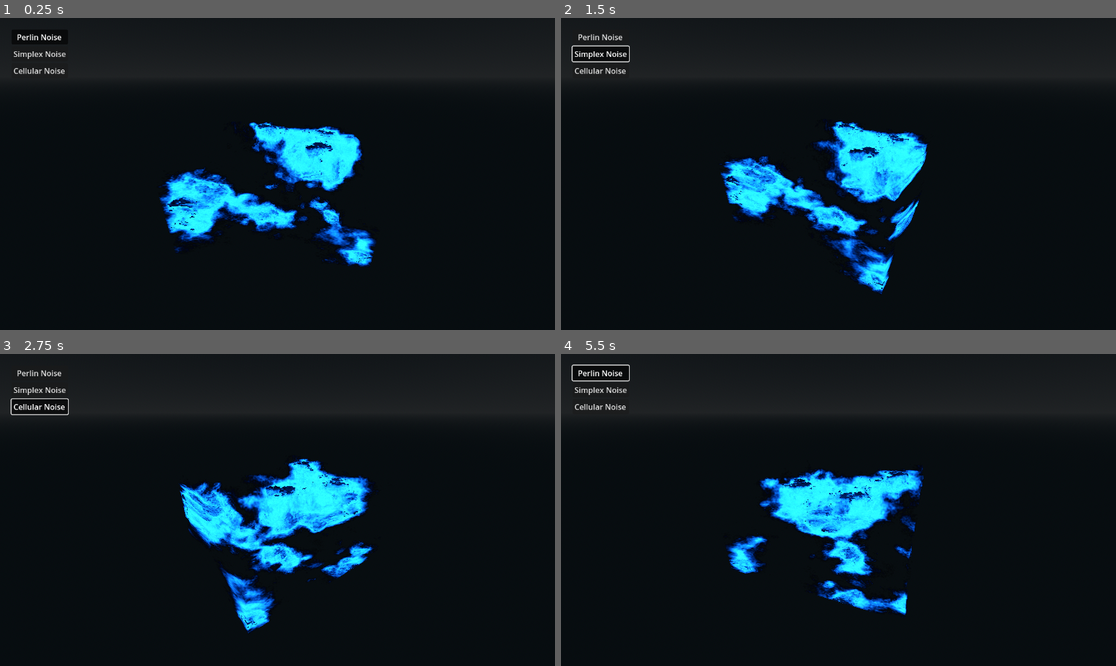
Above: before the commit, frames 1-4 (two rows, left to right).
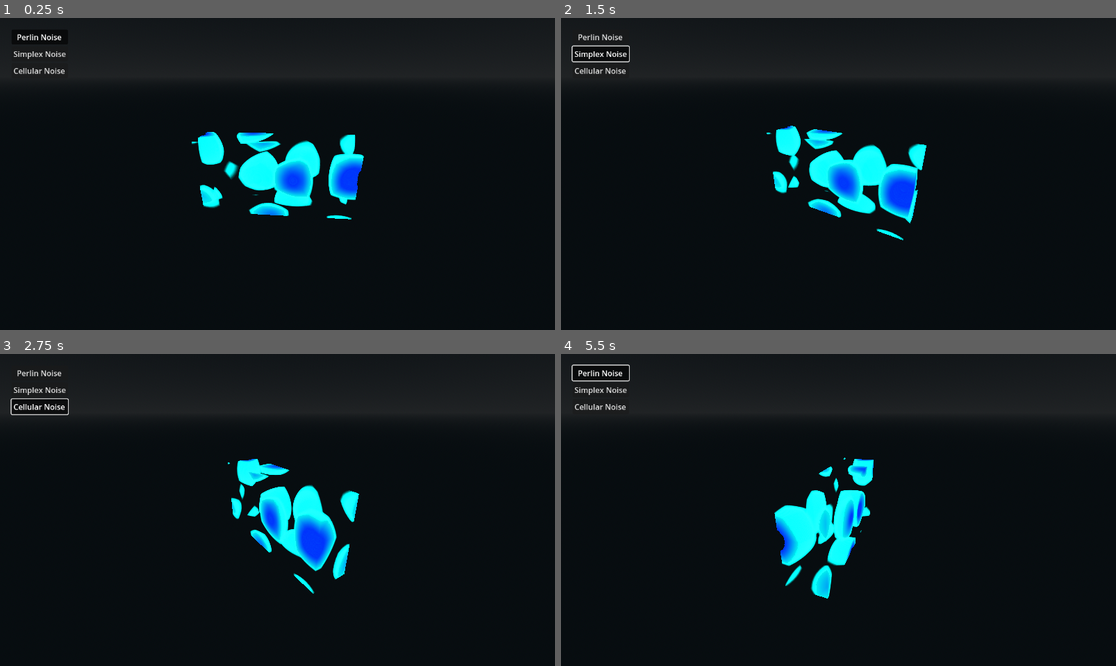
Above: after the commit, the same moments.

Repository: 1hue/GodotTexture3DVisualizer
Game: Godot game, scene res://demo/main.tscn
Two runs of this game, one before a commit and one after it. Both use one fixed random seed, a clock stepped at 60 frames per second and the inputs below.
Inputs:
- Up to frame 1 (0.25 s): no input
- Up to frame 2 (1.5 s): click "Perlin Noise" at 0.5 s; click "Simplex Noise" at 1.25 s
- Up to frame 3 (2.75 s): click "Cellular Noise" at 2 s
- Up to frame 4 (5.5 s): click "Perlin Noise" at 2.75 s; click "Simplex Noise" at 3.5 s; click "Cellular Noise" at 4.25 s; click "Perlin Noise" at 5 s

The runs differ from the first frame. In frame 1, 9.3% of the frame differs, in the area x 28-68%, y 33-80%; in frame 2, 9.3%, in the area x 28-67%, y 33-89%; in frame 3, 9.3%; in frame 4, 7.8%.

Commit message:
Add cuboid example to main scene

Diff:
--- a/demo/main.tscn
+++ b/demo/main.tscn
@@ -4,7 +4,7 @@
 [ext_resource type="Shader" uid="uid://bh4h4728r6bbu" path="res://addons/texture3d_visualizer/visualizer.gdshader" id="1_ig7tw"]
 [ext_resource type="Shader" uid="uid://5pro0ijy13j4" path="res://addons/texture3d_visualizer/wireframe.gdshader" id="2_1bvp3"]
 [ext_resource type="NoiseTexture3D" uid="uid://cd77sbvhmb5li" path="res://demo/resources/perlin_noise_texture_3d.tres" id="3_h2yge"]
-[ext_resource type="NoiseTexture3D" uid="uid://dg53ka43bxcp8" path="res://demo/resources/simplex_noise_texture_3d.tres" id="5_wrxtx"]
+[ext_resource type="NoiseTexture3D" uid="uid://bgl5dseg6btl4" path="res://demo/resources/cellular_noise_texture_3d_cuboid.tres" id="5_wrxtx"]
 
 [sub_resource type="ProceduralSkyMaterial" id="ProceduralSkyMaterial_ig7tw"]
 sky_top_color = Color(0.043137256, 0.05882353, 0.07058824, 1)
@@ -23,7 +23,7 @@
 [sub_resource type="ShaderMaterial" id="ShaderMaterial_1bvp3"]
 render_priority = 0
 shader = ExtResource("2_1bvp3")
-shader_parameter/wireframe = false
+shader_parameter/wireframe = true
 shader_parameter/wireframe_color = Color(0.07, 0.85, 0.55, 1)
 
 [sub_resource type="ShaderMaterial" id="ShaderMaterial_h2yge"]
@@ -42,13 +42,13 @@
 render_priority = 0
 shader = ExtResource("1_ig7tw")
 shader_parameter/tex = ExtResource("5_wrxtx")
-shader_parameter/model_size = Vector3(8, 4, 8)
+shader_parameter/model_size = Vector3(8, 4, 2)
 shader_parameter/translation = 0
 shader_parameter/lod_bias = 0.0
 
 [sub_resource type="BoxMesh" id="BoxMesh_7a6vi"]
 material = SubResource("ShaderMaterial_d70j4")
-size = Vector3(8, 4, 8)
+size = Vector3(8, 4, 2)
 
 [sub_resource type="ButtonGroup" id="ButtonGroup_1bvp3"]
 
--- /dev/null
+++ b/demo/resources/cellular_noise_texture_3d_cuboid.tres
@@ -0,0 +1,18 @@
+[gd_resource type="NoiseTexture3D" load_steps=3 format=3 uid="uid://bgl5dseg6btl4"]
+
+[sub_resource type="Gradient" id="Gradient_d7hsb"]
+offsets = PackedFloat32Array(0, 0.27995548, 0.4095885)
+colors = PackedColorArray(0, 0, 1, 1, 0.019607844, 0.87058824, 0.87058824, 1, 0, 0, 0, 0)
+
+[sub_resource type="FastNoiseLite" id="FastNoiseLite_d7hsb"]
+noise_type = 2
+frequency = 0.0111
+fractal_type = 0
+cellular_distance_function = 1
+cellular_return_type = 6
+
+[resource]
+width = 256
+height = 128
+noise = SubResource("FastNoiseLite_d7hsb")
+color_ramp = SubResource("Gradient_d7hsb")
--- a/demo/resources/perlin_noise_texture_3d.tres
+++ b/demo/resources/perlin_noise_texture_3d.tres
@@ -1,7 +1,7 @@
 [gd_resource type="NoiseTexture3D" load_steps=3 format=3 uid="uid://cd77sbvhmb5li"]
 
 [sub_resource type="Gradient" id="Gradient_ig7tw"]
-offsets = PackedFloat32Array(0.06849315, 0.21270718, 0.28767124)
+offsets = PackedFloat32Array(0.078053, 0.21270718, 0.28767124)
 colors = PackedColorArray(0, 0, 1, 1, 0.008399999, 0.12, 0.07722001, 1, 0, 0, 0, 0)
 
 [sub_resource type="FastNoiseLite" id="FastNoiseLite_0xm2m"]
